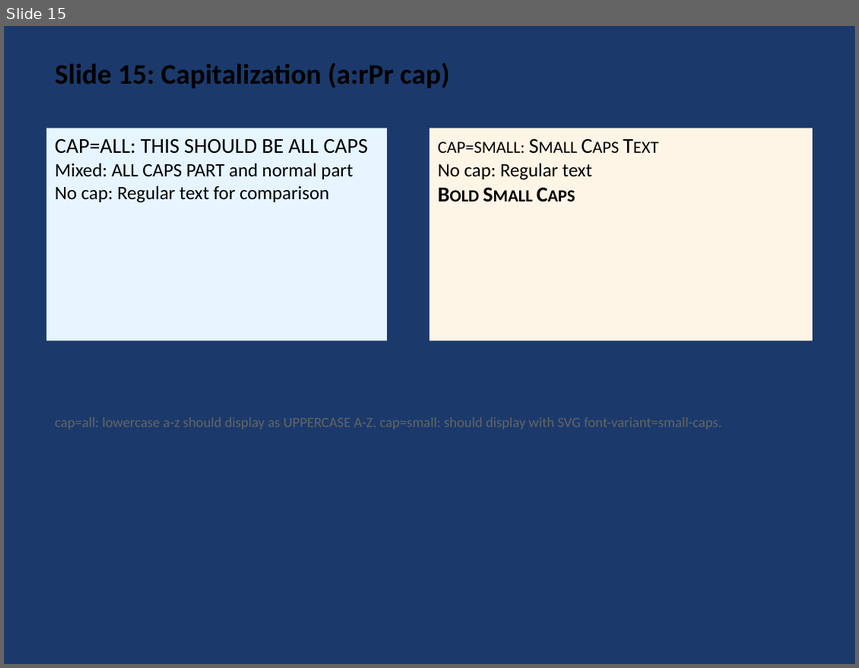
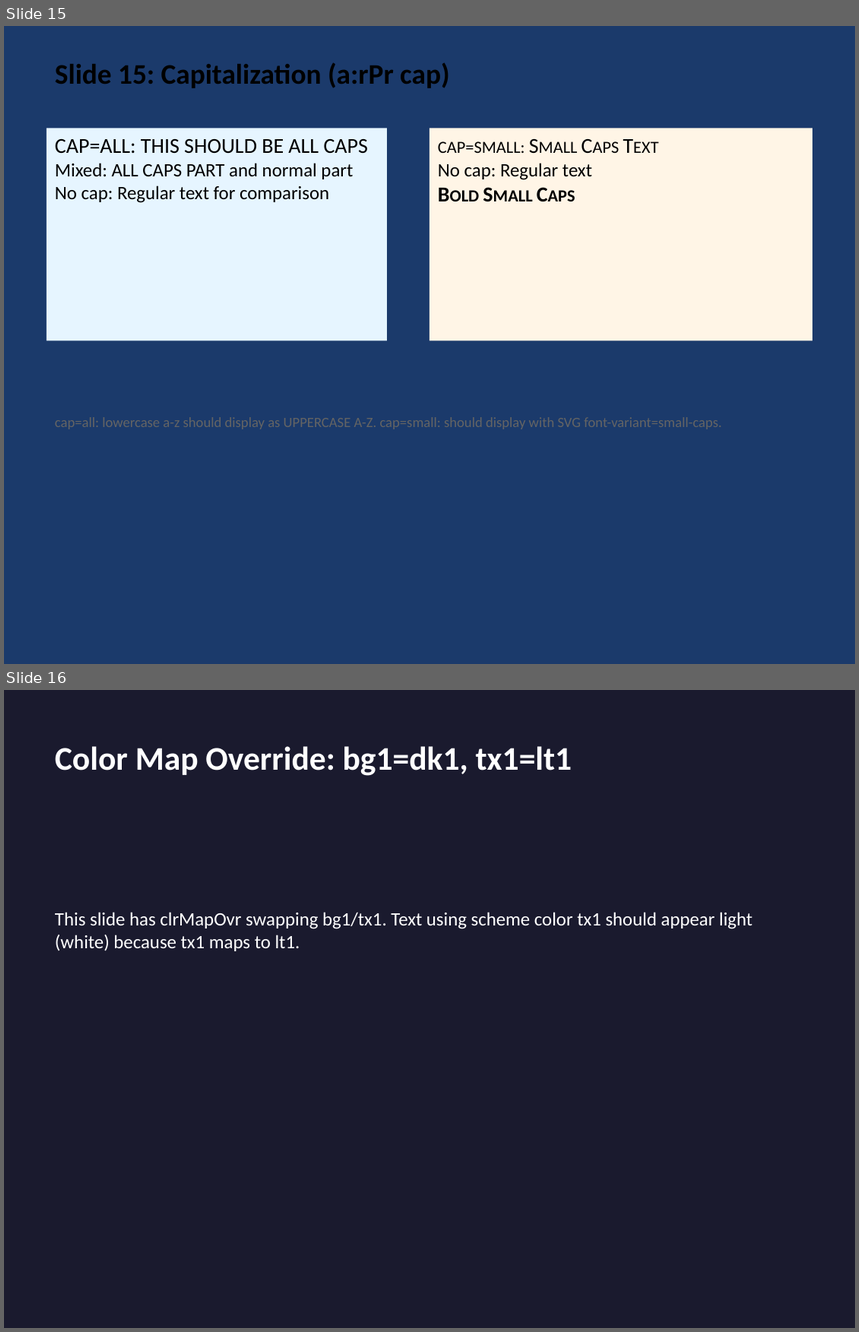
Before and after one commit to t-ujiie-g/pptx-svg, a slide deck: test_fixtures/test_features.pptx. Shown one above the other, each under a label of ours: slide 15 before the commit, slides 15 and 16 after it. The pictures are 859x668 and 859x1332 pixels, drawn with LibreOffice and Linux fonts; fonts in the diff are those of the drawing. Boxes give left, top, right and bottom in pixels: in the first picture for what was removed or moved away, otherwise in the second. Text is boxed around its words. In the diff, an @@ line names an element or a change of style, - is before the commit and + after.

Commit message:
feat: Add color map override support for slides with p:clrMapOvr

```diff
--- a/test_fixtures/test_features.pptx
+++ b/test_fixtures/test_features.pptx
@@ slide 16 added at [4, 690, 855, 1328], background #1B3A6B @@
@@ text added at [55, 746, 572, 776], 28 pt, text #FFFFFF, bold @@
+Color Map Override: bg1=dk1, tx1=lt1
@@ text added at [55, 912, 753, 951], 16 pt, text #FFFFFF @@
+This slide has clrMapOvr swapping bg1/tx1. Text using scheme color tx1 should appear light (white) because tx1 maps to lt1.
```
Also in this commit, not shown: 5 other files.
